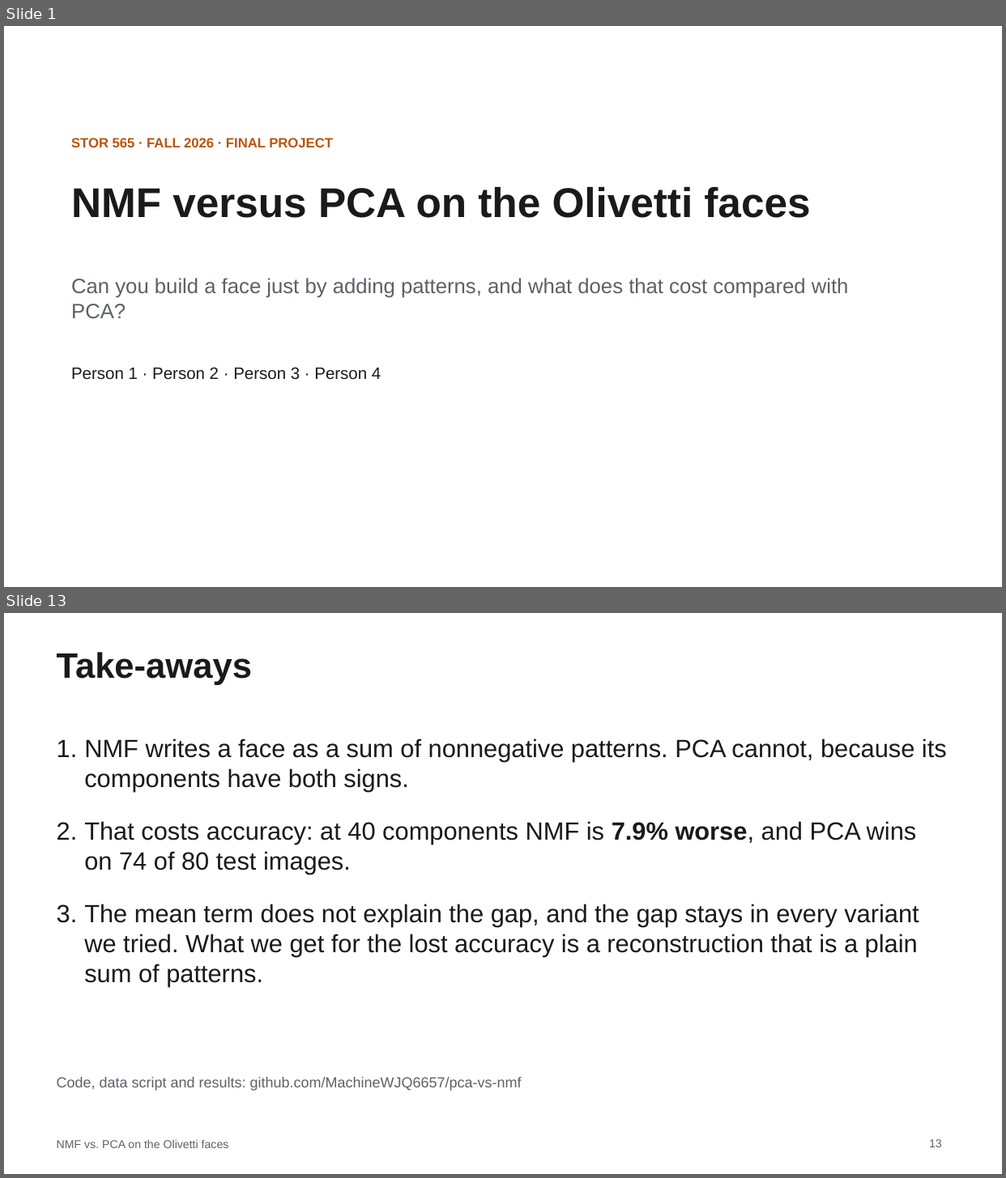
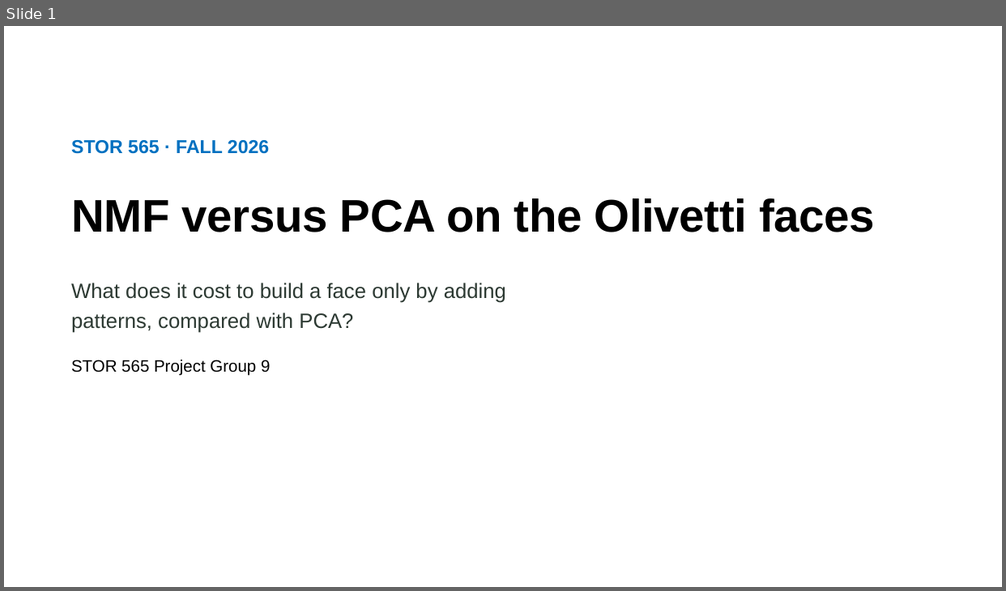
Before and after one commit to MachineWJQ6657/pca-vs-nmf, a slide deck: slides/STOR565_Slides.pptx. Shown one above the other, each under a label of ours: slides 1 and 13 before the commit, slide 1 after it; the slides between them are not shown. The pictures are 1006x1178 and 1006x591 pixels, drawn with LibreOffice and Linux fonts; fonts in the diff are those of the drawing. Boxes give left, top, right and bottom in pixels: in the first picture for what was removed or moved away, otherwise in the second. Text is boxed around its words. In the diff, an @@ line names an element or a change of style, - is before the commit and + after.

```diff
--- a/slides/STOR565_Slides.pptx
+++ b/slides/STOR565_Slides.pptx
@@ slide 13 removed at [4, 613, 1002, 1174], background #FFFFFF @@
@@ title removed at [57, 652, 252, 685] @@
-Take-aways
@@ text removed at [84, 739, 947, 987] @@
-1. NMF writes a face as a sum of nonnegative patterns. PCA cannot, because its components have both signs.
-2. That costs accuracy: at 40 components NMF is 7.9% worse, and PCA wins on 74 of 80 test images.
-3. The mean term does not explain the gap, and the gap stays in every variant we tried. What we get for the lost accuracy is a reconstruction that is a plain sum of patterns.
@@ text removed at [57, 1077, 522, 1091] @@
-Code, data script and results: github.com/MachineWJQ6657/pca-vs-nmf
@@ text removed at [57, 1140, 229, 1148] @@
-NMF vs. PCA on the Olivetti faces
@@ page number removed at [929, 1139, 942, 1148] @@
-13
@@ slide 1 changed as well @@
@@ text at [71, 140, 269, 154]: text changed; size 13 to 18 pt; text colour #B85410 to #0070C0 @@
-STOR 565 · FALL 2026 · FINAL PROJECT
+STOR 565 · FALL 2026
@@ title "NMF versus PCA on the ...": place and size @@
-title "NMF versus PCA on the ..." at [71, 186, 810, 218]
+title "NMF versus PCA on the ..." at [71, 199, 875, 233]
@@ title "NMF versus PCA on the ..." at [71, 199, 875, 233]: size 40 to 44 pt, text colour #1A1A1A to #000000, letter spacing 0 to -0.3 pt; line spacing 1 to 0.95 @@
@@ text at [71, 283, 506, 333]: text changed; text colour #5B6168 to #2C3932 @@
-Can you build a face just by adding patterns, and what does that cost compared with PCA?
+What does it cost to build a face only by adding patterns, compared with PCA?
@@ text at [71, 360, 270, 376]: text changed; text colour #1A1A1A to #000000 @@
-Person 1 · Person 2 · Person 3 · Person 4
+STOR 565 Project Group 9
```
Also in this commit, not shown: 12 other slides changed, 1 slide added.
